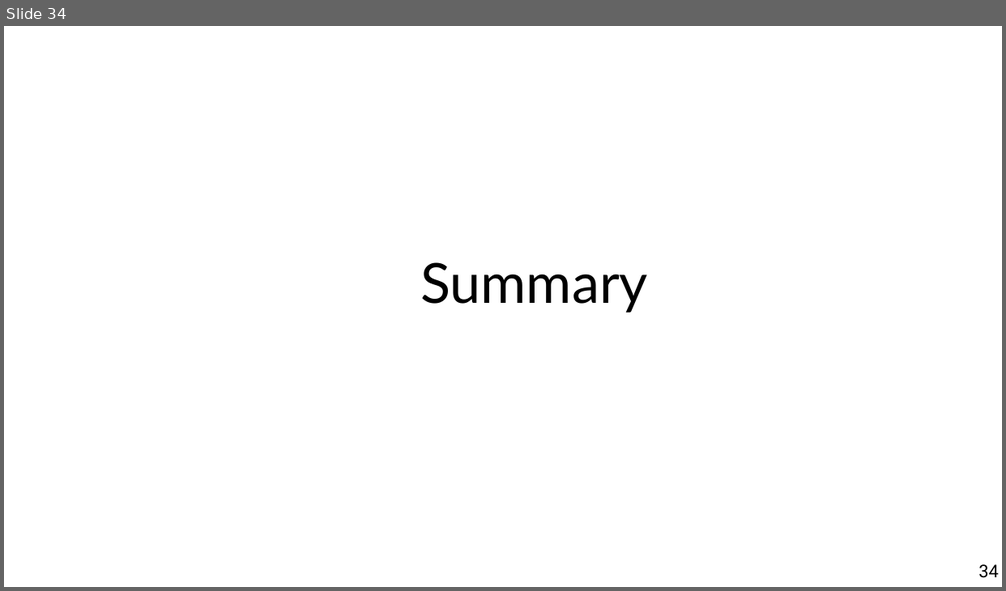
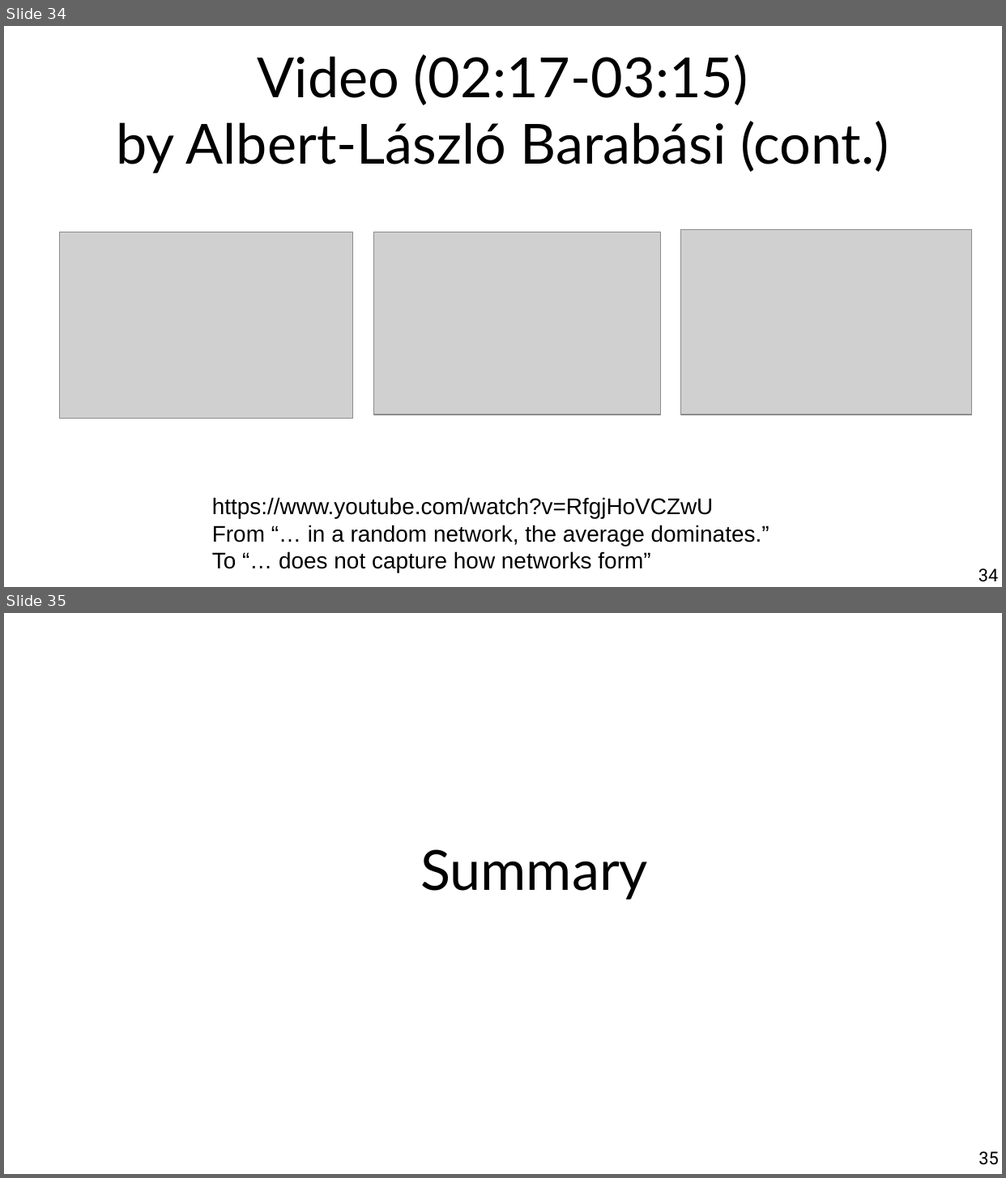
Before and after one commit to chatox/networks-science-course, a slide deck: theory/odp/tt11-random_networks.odp. Shown one above the other, each under a label of ours: slide 34 before the commit, slides 34 and 35 after it. The pictures are 1006x591 and 1006x1178 pixels, drawn with LibreOffice and Linux fonts; fonts in the diff are those of the drawing; grey boxes stand for pictures. Boxes give left, top, right and bottom in pixels: in the first picture for what was removed or moved away, otherwise in the second. Text is boxed around its words. In the diff, an @@ line names an element or a change of style, - is before the commit and + after.

Commit message:
videos

```diff
--- a/theory/odp/tt11-random_networks.odp
+++ b/theory/odp/tt11-random_networks.odp
@@ slide 34 added at box(4, 26, 1002, 587), background #FFFFFF @@
@@ title added at box(116, 54, 889, 173), 44 pt, text #000000 @@
+Video (02:17-03:15)
+by Albert-László Barabási (cont.)
@@ picture added at box(59, 233, 352, 419) @@
@@ picture added at box(373, 233, 661, 415) @@
@@ picture added at box(680, 230, 971, 415) @@
@@ text added at box(212, 497, 769, 573), 18 pt, text #000000 @@
+https://www.youtube.com/watch?v=RfgjHoVCZwU
+From “… in a random network, the average dominates.”
+To “… does not capture how networks form”
@@ page number added at box(978, 569, 998, 582), 14 pt, text #000000 @@
+34
@@ what was slide 34 is now slide 35 @@
@@ page number at box(978, 1152, 998, 1165): text changed @@
-34
+35
```
Also in this commit, not shown: 2 slides changed, 4 other files.
